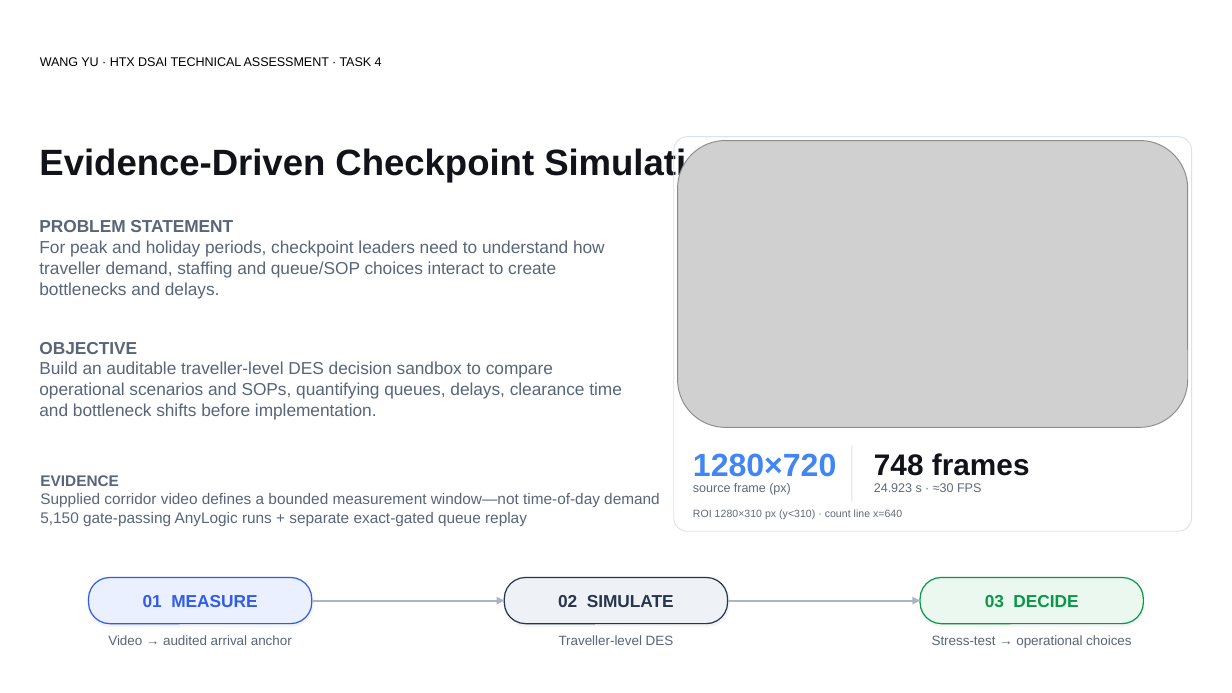
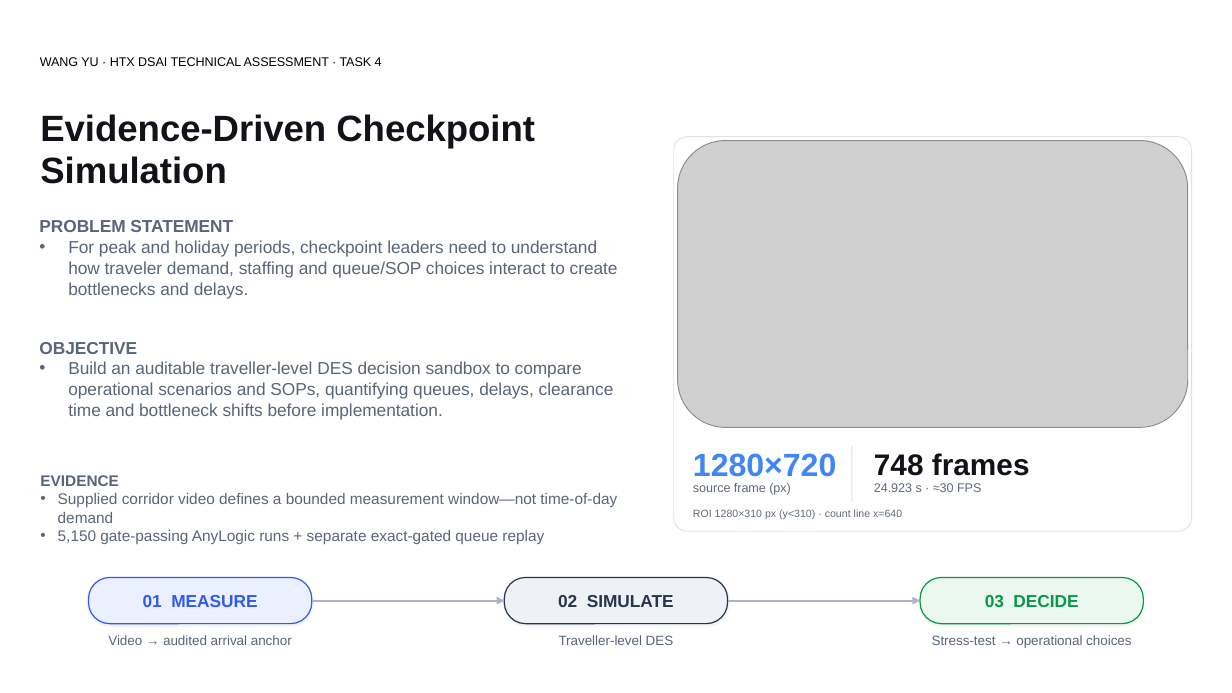
Before and after one commit to wangyu211/htx-checkpoint-simulation, a slide deck: slide 1 of slides/HTX_Task4_Operational_Insights.pptx. Drawn at 1232x693 pixels with LibreOffice and Linux fonts; fonts in the diff are those of the drawing; grey boxes stand for pictures. Boxes give left, top, right and bottom in pixels: in the first picture for what was removed or moved away, otherwise in the second. Text is boxed around its words. In the diff, an @@ line names an element or a change of style, - is before the commit and + after.

```diff
--- a/slides/HTX_Task4_Operational_Insights.pptx
+++ b/slides/HTX_Task4_Operational_Insights.pptx
@@ text at (40, 114, 535, 184): text changed @@
-Evidence-Driven Checkpoint Simulation
+Evidence-Driven Checkpoint
+Simulation
@@ text at (68, 240, 618, 299): text changed @@
-For peak and holiday periods, checkpoint leaders need to understand how traveller demand, staffing and queue/SOP choices interact to create bottlenecks and delays.
+• For peak and holiday periods, checkpoint leaders need to understand how traveler demand, staffing and queue/SOP choices interact to create bottlenecks and delays.
@@ text at (68, 361, 614, 420): bullet none to • @@
@@ text at (58, 493, 617, 544): bullet none to • @@
```
Also in this commit, not shown: 1 other slide changed.
